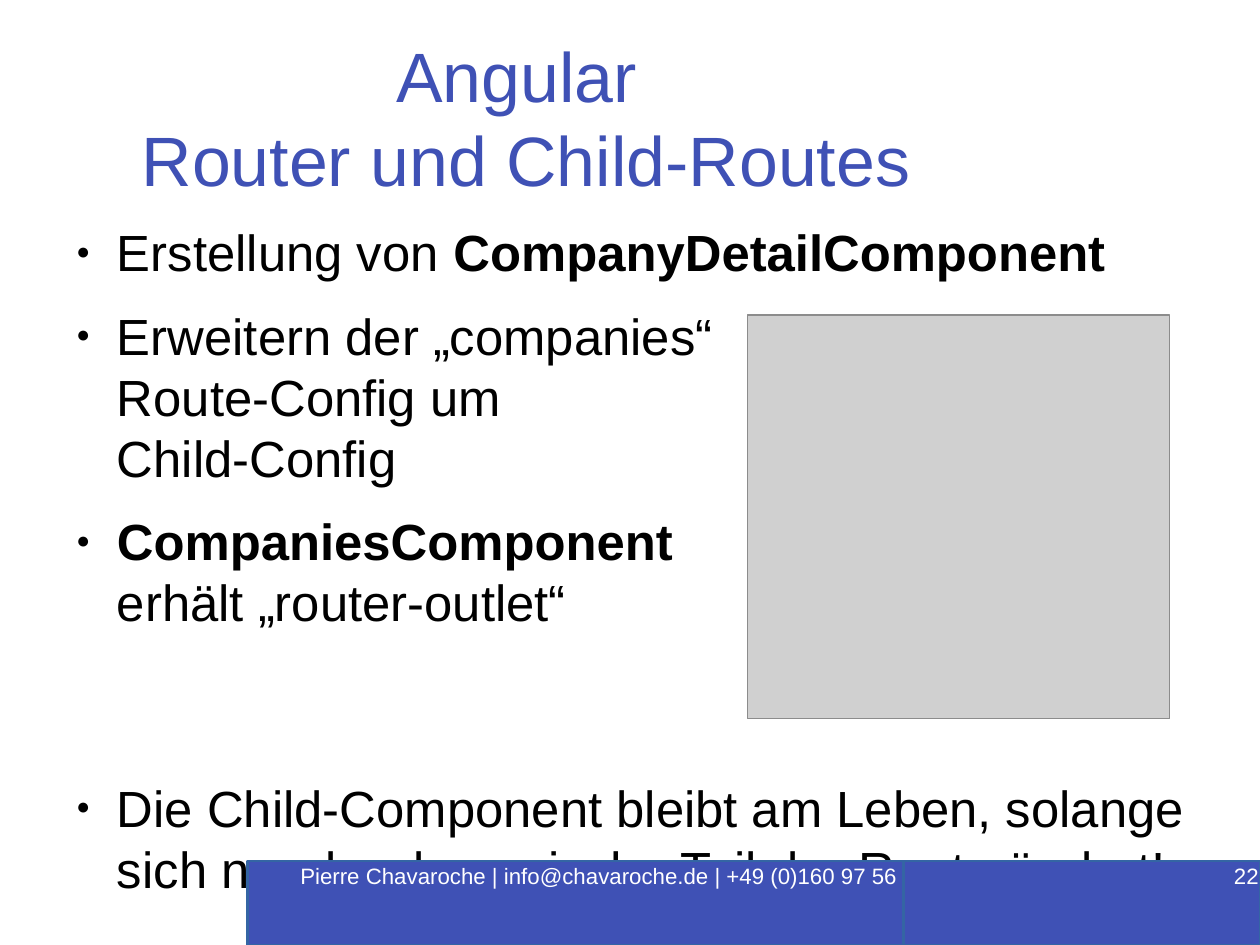
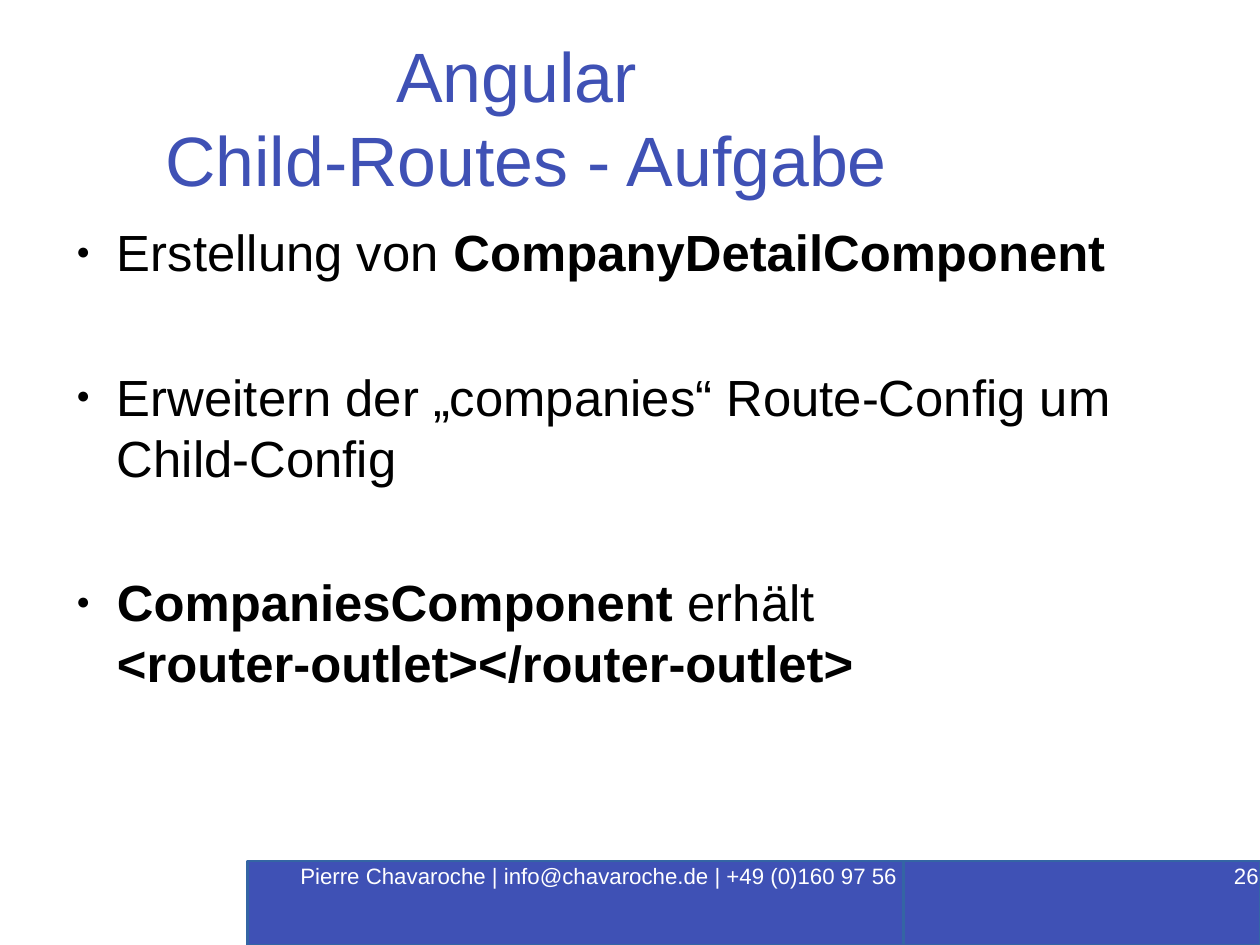
Before and after one commit to PierreChavaroche/workshop-presentation, a slide deck: slide 26 of Angular-RxJS.odp (slide 22 before the commit). Drawn at 1260x945 pixels with LibreOffice and Linux fonts; fonts in the diff are those of the drawing; grey boxes stand for pictures; background and template pictures are left out. Boxes give left, top, right and bottom in pixels: in the first picture for what was removed or moved away, otherwise in the second. Text is boxed around its words. In the diff, an @@ line names an element or a change of style, - is before the commit and + after.

```diff
--- a/Angular-RxJS.odp
+++ b/Angular-RxJS.odp
@@ title at bbox=[165, 51, 887, 199]: text changed @@
-Angular
-Router und Child-Routes
+Angular
+Child-Routes - Aufgabe
@@ picture removed at bbox=[748, 316, 1171, 719] @@
@@ text at bbox=[117, 584, 853, 683]: text changed; bold on @@
-● CompaniesComponent
-  erhält „router-outlet“
-● Die Child-Component bleibt am Leben, solange sich nur der dynamische Teil der Route ändert!
+● CompaniesComponent erhält
+  <router-outlet></router-outlet>
@@ page number at bbox=[1234, 868, 1259, 884]: text changed @@
-22
+26
```
Also in this commit, not shown: 4 other slides changed, 4 slides added, 4 other files.
